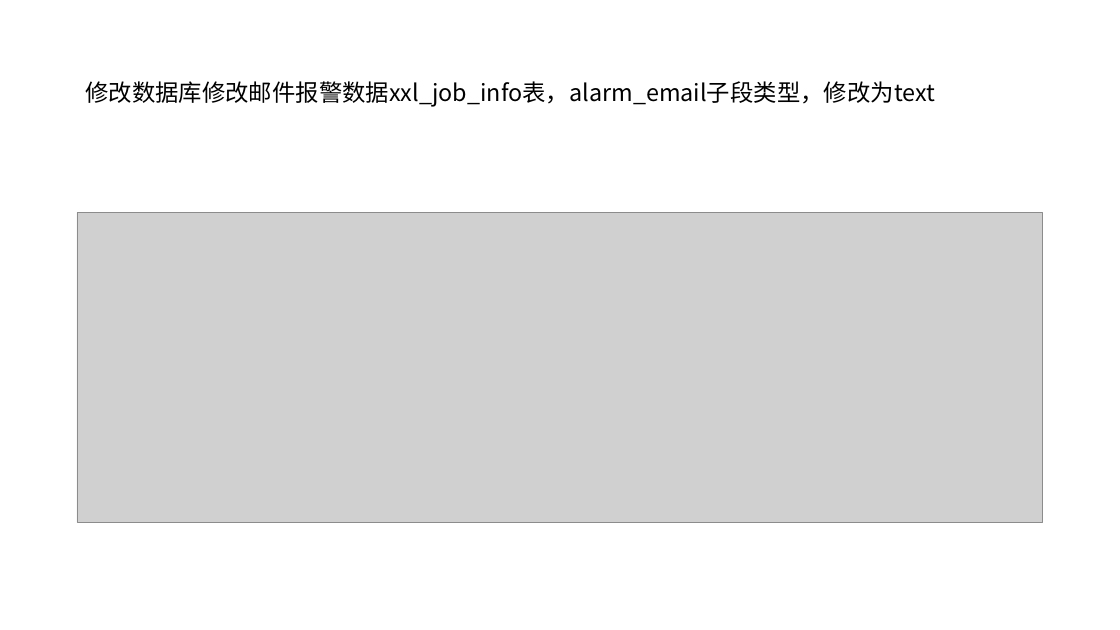
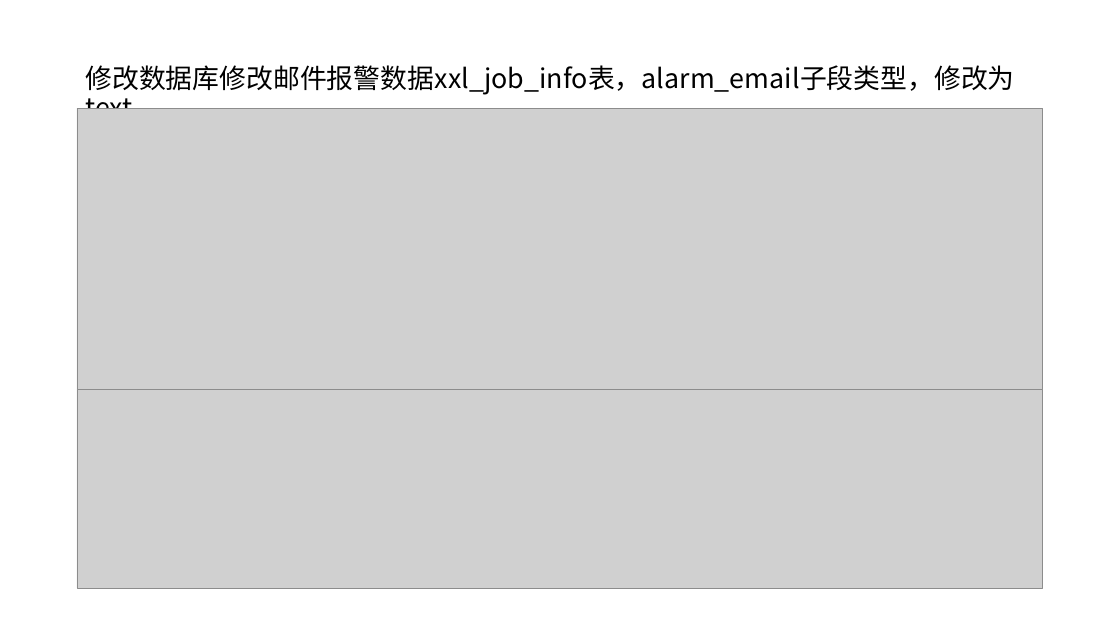
Before and after one commit to xuxueli/xxl-job, a slide deck: slide 3 of doc/XXL-JOB钉钉报警使用文档.pptx. Drawn at 1120x630 pixels with LibreOffice and Linux fonts; fonts in the diff are those of the drawing; grey boxes stand for pictures. Boxes give left, top, right and bottom in pixels: in the first picture for what was removed or moved away, otherwise in the second. Text is boxed around its words. In the diff, an @@ line names an element or a change of style, - is before the commit and + after.

Commit message:
更新钉钉报警文档

```diff
--- a/doc/XXL-JOB钉钉报警使用文档.pptx
+++ b/doc/XXL-JOB钉钉报警使用文档.pptx
@@ title "修改数据库修改邮件报警数据xxl_job_info表，alarm_email子段类型，修改为text" at (85,65,1014,109): size 20 to 23 pt @@
@@ picture added at (77,108,1044,390) @@
@@ picture: place and size @@
-picture at (77,213,1044,523)
+picture at (77,390,1044,588)
```
Also in this commit, not shown: 4 other slides changed, 7 slides added, 1 slide removed, 3 other files.
